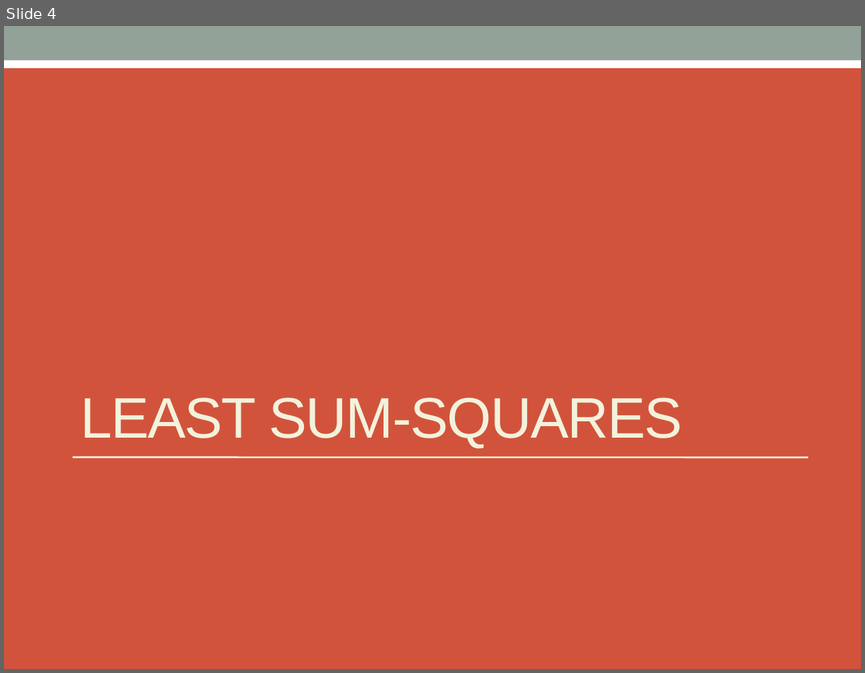
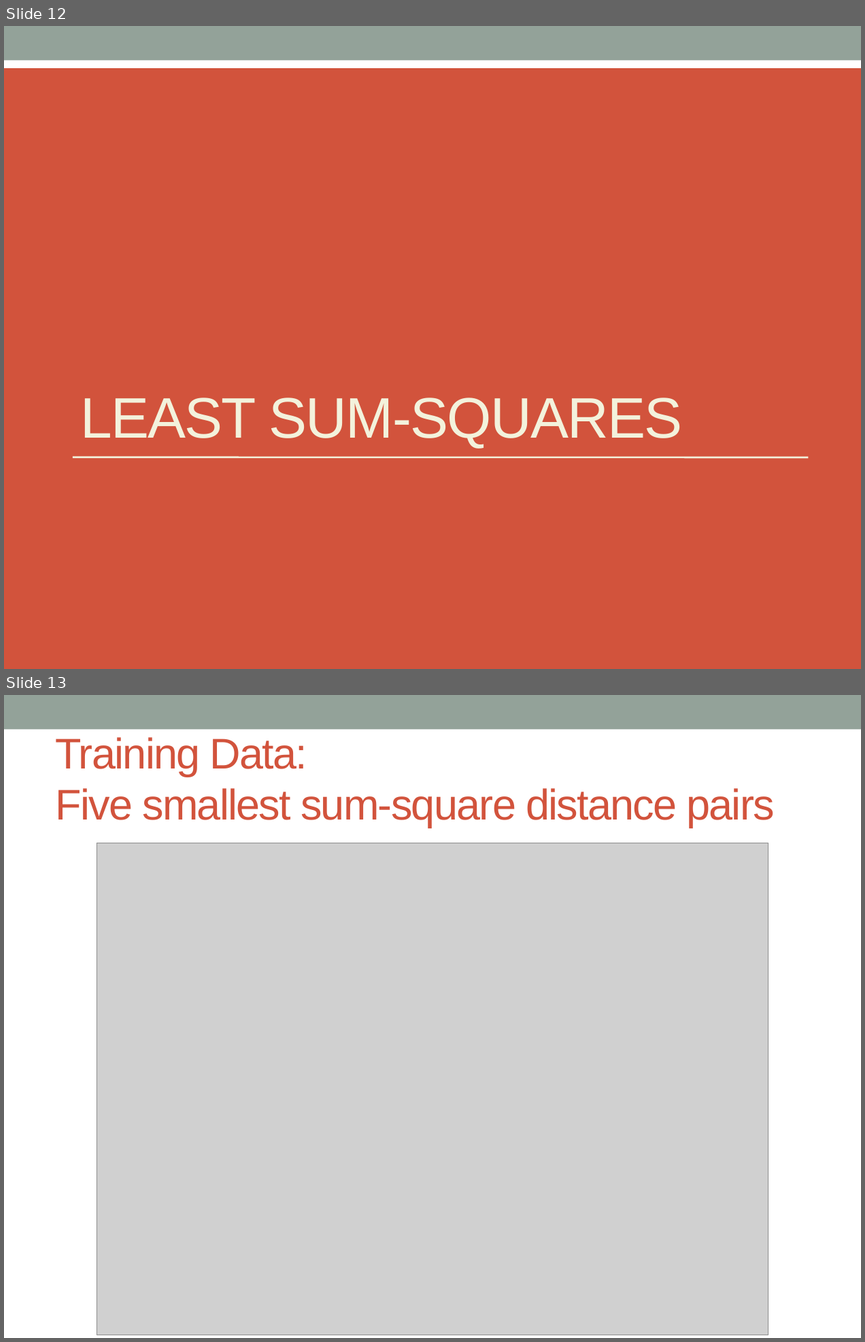
Before and after one commit to jeffreydarling/222project, a slide deck: PairsTradeSlides.pptx. Shown one above the other, each under a label of ours: slide 4 before the commit, slides 12 and 13 after it. The pictures are 865x673 and 865x1342 pixels, drawn with LibreOffice and Linux fonts; fonts in the diff are those of the drawing; grey boxes stand for pictures. Boxes give left, top, right and bottom in pixels: in the first picture for what was removed or moved away, otherwise in the second. Text is boxed around its words. In the diff, an @@ line names an element or a change of style, - is before the commit and + after.

```diff
--- a/PairsTradeSlides.pptx
+++ b/PairsTradeSlides.pptx
@@ slide 13 added at [4, 695, 861, 1338], background #FFFFFF; not listed: 1 template element that a slide beside it also shows @@
@@ title added at [56, 737, 774, 828], 36 pt, text #D2533C @@
+Training Data:
+Five smallest sum-square distance pairs
@@ picture added at [96, 843, 768, 1335] @@
@@ what was slide 4 is now slide 12 @@
```
Also in this commit, not shown: 18 other slides added, 1 slide removed, 3 other files.
